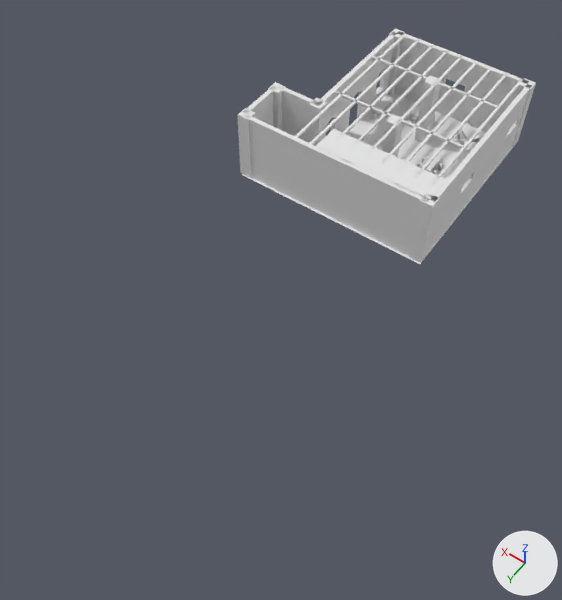
What one commit did to the FBX model Assets/Art/Models/Tavern/Tavern_greybox.fbx.
Rendered twice from a 50 mm lens placed at (-19.2, 45.7, 44.5), pointed at (0.6, 17.9, 0.8). Lighting does not change. The marker at lower right points along +X, +Y and +Z. The older version comes first. Where no turn or scale is listed for an object, it has been applied to the vertices.

Before the edit, the objects in view are built like this:
```python
me_cube_022 = bpy.data.meshes.new('Cube.022')
me_cube_022.from_pydata(...)  # a box spanning x -0.5..0.5, y -0.5..0.5, z -2.0..4.0
me_cube_040 = bpy.data.meshes.new('Cube.040')
me_cube_040.from_pydata(...)  # a box spanning x -0.5..0.5, y -0.5..0.5, z 0.0..6.0
me_plane_069 = bpy.data.meshes.new('Plane.069')
me_plane_069.from_pydata(...)  # 54 vertices, 54 faces; spans x 0.0..0.4, y 0.0..4.0, z 0.0..6.0
ob_cube_003 = bpy.data.objects.new('Cube.003', me_cube_022)
ob_cube_003.location = (1.35, 2.0, 2.0)
ob_pillar_a_3 = bpy.data.objects.new('pillar_A_3', me_cube_040)
ob_pillar_a_3.location = (11.0, 8.0, 0.0)
ob_wall_4m_005 = bpy.data.objects.new('wall_4m.005', me_plane_069)
ob_wall_4m_005.location = (7.0, -4.0, 0.0)
# also in view: 'wall_4m.006' at (7.2, -6.0, 3.0); 'Cube.002' at (1.3, -4.0, 3.0); 'wall_4m.012' at (-5.2, 2.0, 3.0); 'pillar_A_4' at (-5.0, 8.0, 3.0); 'wall_4m.017' at (-0.2, 6.8, 5.1)
```
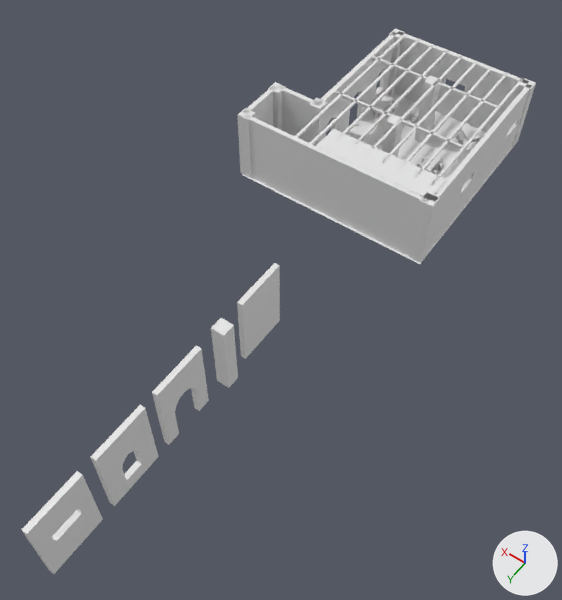
Where the newer file only moved an object's origin or applied its transform, the numbers keep the older frame.

What differs and where, as boxes (x1, y1, x2, y2) in the pictures (562 x 600 px):
'wall_A_4m.001', added: after (22, 471, 103, 574)
'wall_B_4m', added: after (91, 405, 159, 506)
'wall_D_4m', added: after (152, 345, 209, 445)
'wall_A_4m', added: after (237, 263, 280, 359)
'pillar_A', added: after (211, 318, 238, 388)
'Cube.003', moved, turned (not visible afterwards): before (382, 114, 404, 157)

The change in detail:
Mesh me_cube_037 is new.
It is a box spanning x -0.5..0.5, y -0.5..0.5, z 0.0..6.0.
Object 'Cube.003' (ob_cube_003) moves from (1.35, 2.0, 2.0) to (-0.74, -7.04, 0.0).
Object 'Cube.003' (ob_cube_003) turns from (0, 0, 0) to (0, 0, 53) degrees about x, y and z.
Object 'wall_A_4m.001' (ob_wall_a_4m_001) is new; it shows me_plane_068.
Its location is (0.0, 37.0, 0.0).
Object 'wall_D_4m' (ob_wall_d_4m) is new; it shows a copy of the mesh of ob_wall_4m_005.
Its location is (0.0, 27.0, 0.0).
Object 'wall_B_4m' (ob_wall_b_4m) is new; it shows me_plane_067.
Its location is (0.0, 32.0, 0.0).
Object 'pillar_A' (ob_pillar_a) is new; it shows me_cube_037.
Its location is (0.0, 25.0, 0.0).
Object 'wall_A_4m' (ob_wall_a_4m) is new; it shows me_plane_002.
Its location is (0.0, 19.0, 0.0).
